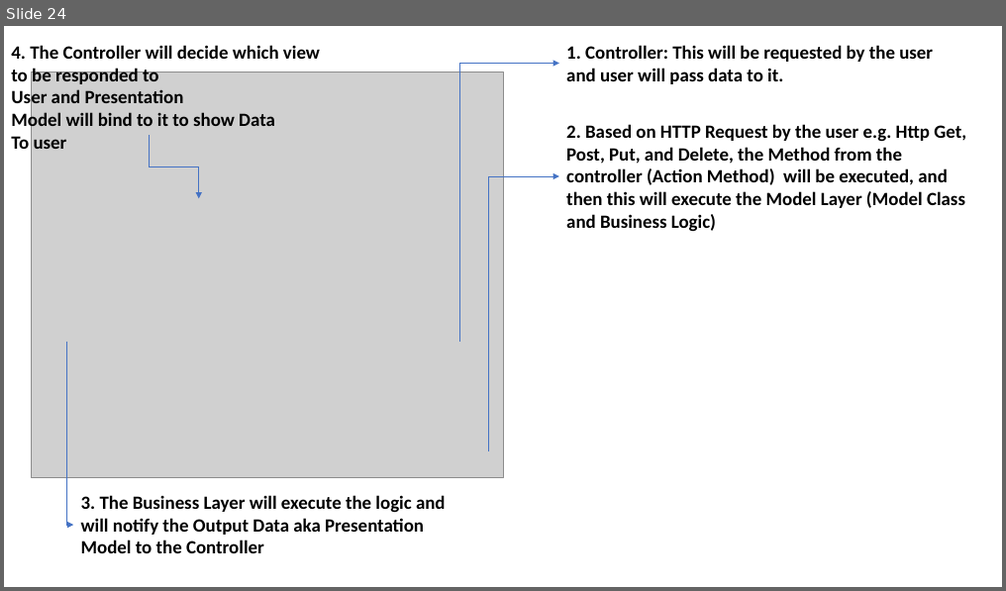
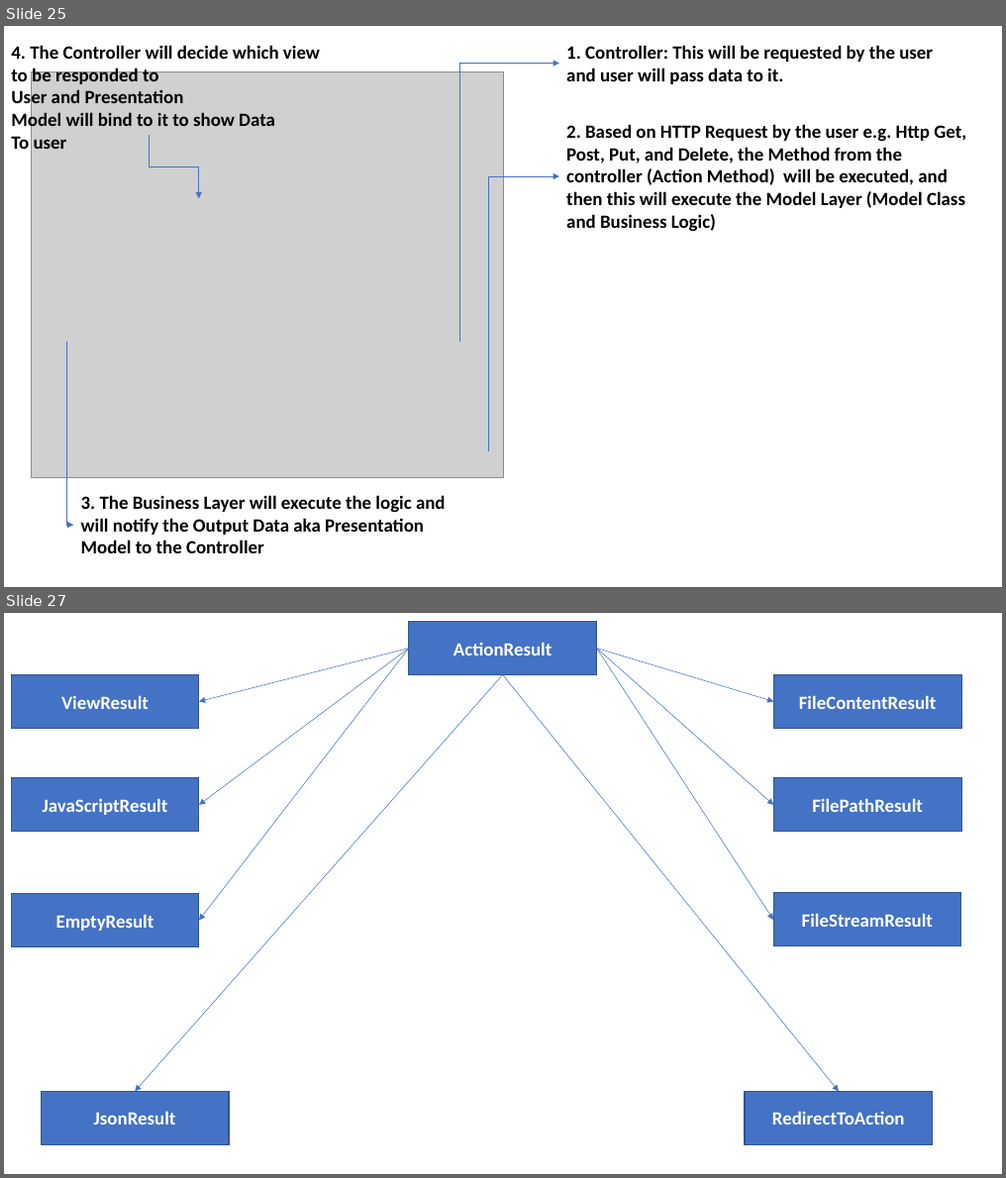
Before and after one commit to maheshsabnis/SimSept2002, a slide deck: Training_Images.pptx. Shown one above the other, each under a label of ours: slide 24 before the commit, slides 25 and 27 after it; the slides between them are not shown. The pictures are 1006x591 and 1006x1178 pixels, drawn with LibreOffice and Linux fonts; fonts in the diff are those of the drawing; grey boxes stand for pictures. Boxes give left, top, right and bottom in pixels: in the first picture for what was removed or moved away, otherwise in the second. Text is boxed around its words. In the diff, an @@ line names an element or a change of style, - is before the commit and + after.

```diff
--- a/Training_Images.pptx
+++ b/Training_Images.pptx
@@ slide 27 added at bbox=[4, 613, 1002, 1174], background #FFFFFF @@
@@ rectangle added at bbox=[409, 621, 597, 674], fill #4472C4, outline #325491 1 pt, 18 pt, text #FFFFFF, bold @@
+ActionResult
@@ arrow added from (409, 649) to (199, 701), #4472C4 0.5 pt @@
@@ arrow added from (409, 649) to (199, 805), #4472C4 0.5 pt @@
@@ arrow added from (409, 649) to (199, 921), #4472C4 0.5 pt @@
@@ arrow added from (597, 649) to (773, 701), #4472C4 0.5 pt @@
@@ arrow added from (597, 649) to (773, 805), #4472C4 0.5 pt @@
@@ arrow added from (597, 649) to (773, 920), #4472C4 0.5 pt @@
@@ rectangle added at bbox=[12, 675, 199, 728], fill #4472C4, outline #325491 1 pt, 18 pt, text #FFFFFF, bold @@
+ViewResult
@@ arrow added from (503, 675) to (135, 1091), #4472C4 0.5 pt @@
@@ arrow added from (503, 675) to (839, 1091), #4472C4 0.5 pt @@
@@ rectangle added at bbox=[773, 675, 961, 728], fill #4472C4, outline #325491 1 pt, 18 pt, text #FFFFFF, bold @@
+FileContentResult
@@ rectangle added at bbox=[12, 778, 199, 832], fill #4472C4, outline #325491 1 pt, 18 pt, text #FFFFFF, bold @@
+JavaScriptResult
@@ rectangle added at bbox=[773, 778, 961, 832], fill #4472C4, outline #325491 1 pt, 18 pt, text #FFFFFF, bold @@
+FilePathResult
@@ rectangle added at bbox=[12, 894, 199, 947], fill #4472C4, outline #325491 1 pt, 18 pt, text #FFFFFF, bold @@
+EmptyResult
@@ rectangle added at bbox=[773, 893, 961, 947], fill #4472C4, outline #325491 1 pt, 18 pt, text #FFFFFF, bold @@
+FileStreamResult
@@ rectangle added at bbox=[41, 1091, 229, 1145], fill #4472C4, outline #325491 1 pt, 18 pt, text #FFFFFF, bold @@
+JsonResult
@@ rectangle added at bbox=[745, 1091, 933, 1145], fill #4472C4, outline #325491 1 pt, 18 pt, text #FFFFFF, bold @@
+RedirectToAction
@@ what was slide 24 is now slide 25 @@
```
Also in this commit, not shown: 2 other slides added, 12 other files.
